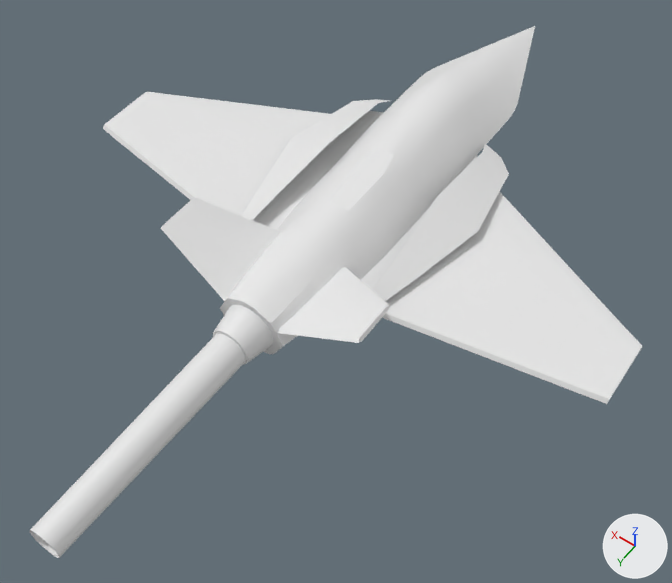
Before and after pictures for a commit that changed the glTF model resources/meshes/demo_jet.gltf.
One viewpoint serves both versions: a 50 mm camera at (-7.9, 14.79, 15.31) aimed at (-0.57, 4.52, -0.83). Lighting does not change. The marker at lower right points along +X, +Y and +Z. Vertices at the same position are counted once.
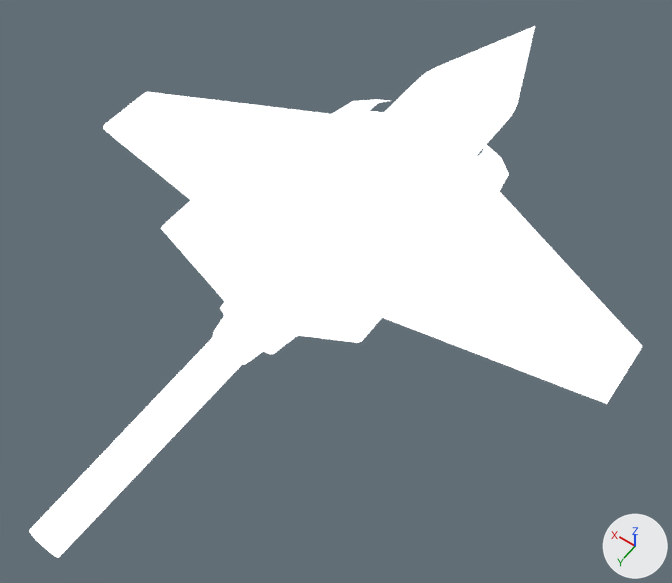
Diff of the bpy script that builds the scene:
```diff
--- a/resources/meshes/demo_jet.gltf.py
+++ b/resources/meshes/demo_jet.gltf.py
@@ mat_material @@
+mat_material = principled_material('Material')
+mat_material.base_color = (0.8, 0.8, 0.8)  # white #e7e7e7
+mat_material.roughness = 1.0
+mat_material.emission_strength = 1.0
@@ me_cube_001 @@
 # used by ob_cube; location = (0.0, 0.0, 0.0)
-me_cube_001.from_pydata(...)  # 527 vertices, 968 faces; spans x -6.7..6.7, y -5.5..12.4, z -0.9..1.2
+me_cube_001.from_pydata(...)  # 621 vertices, 1132 faces; spans x -6.7..6.7, y -5.5..12.4, z -0.9..1.2
+# me_cube_001 part 1
+# 37 faces are deleted
+# 18 vertices are added at x -0.8..0.8, y -2.0..0.3, z 0.7..0.9
+# 73 new faces join them
+# me_cube_001 part 2
+# 34 vertices are removed from x -0.2..0.4, y 6.7..12.4, z -0.4..0.1
+# 73 faces are deleted
+# 1 vertex moves within x 0.4, y 6.7, z 0.0
+# 2 vertices are added at (0.4, 6.7, 0.0), (0.3, 12.4, 0.0)
+# 9 new faces join them
+me_cube_001.materials.append(mat_material)  # white #e7e7e7
```

Changed parts and their boxes [x1, y1, x2, y2] in the pictures (672 x 583 px):
part 1 of me_cube_001, built on
    both: [340, 62, 509, 169]
part 2 of me_cube_001, cut back
    before: [29, 530, 59, 558]
